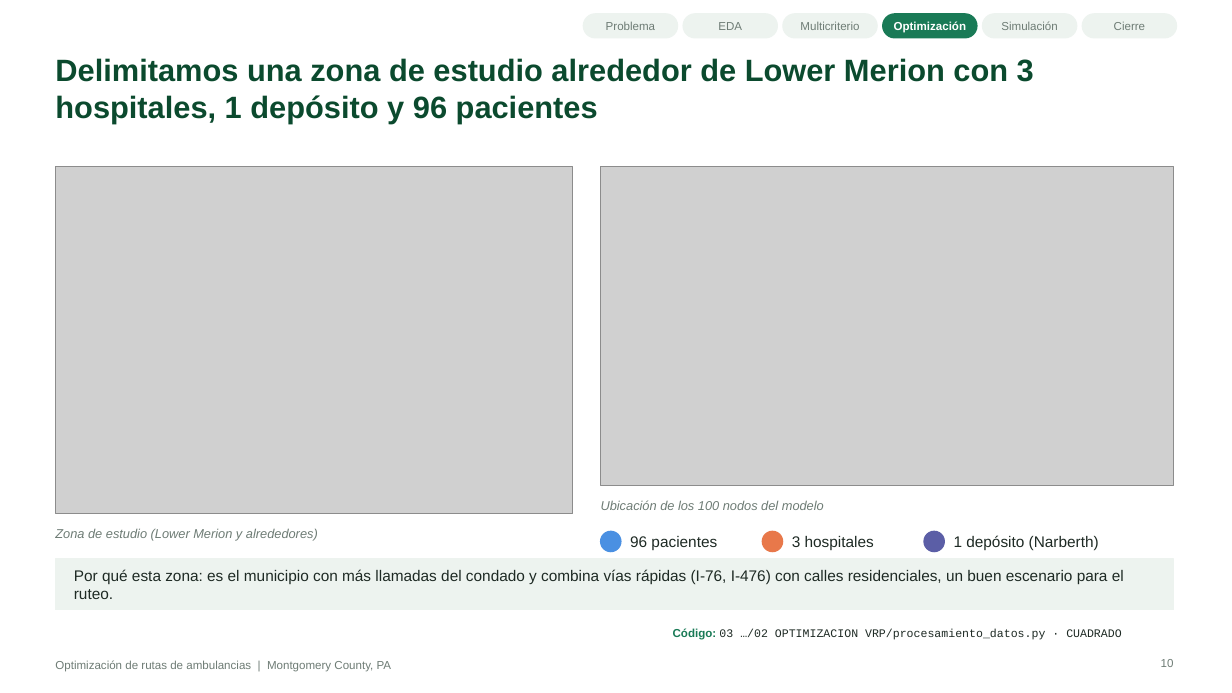
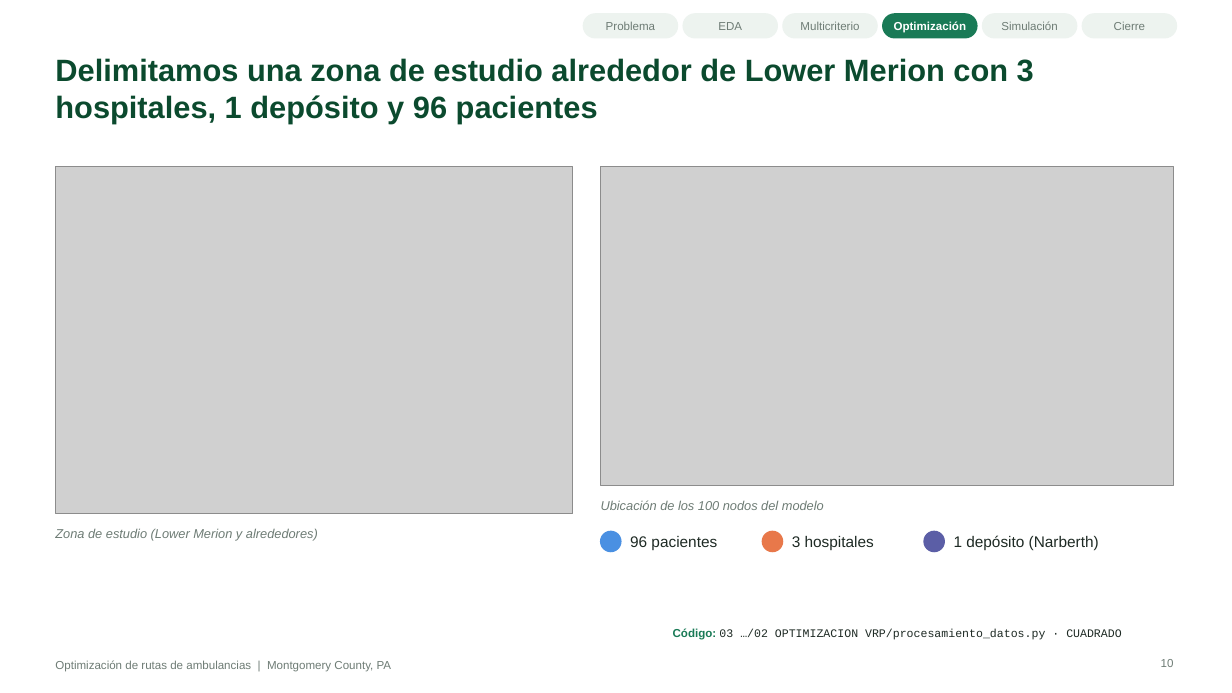
Before and after one commit to juan-aguilera/Proyecto-TDEM, a slide deck: slide 10 of Presentacion_Rutas_Ambulancias.pptx. Drawn at 1232x693 pixels with LibreOffice and Linux fonts; fonts in the diff are those of the drawing; grey boxes stand for pictures; background and template pictures are left out. Boxes give left, top, right and bottom in pixels: in the first picture for what was removed or moved away, otherwise in the second. Text is boxed around its words. In the diff, an @@ line names an element or a change of style, - is before the commit and + after.

```diff
--- a/Presentacion_Rutas_Ambulancias.pptx
+++ b/Presentacion_Rutas_Ambulancias.pptx
@@ rectangle removed at (55, 559, 1174, 610) @@
@@ text removed at (74, 569, 1124, 599) @@
-Por qué esta zona: es el municipio con más llamadas del condado y combina vías rápidas (I-76, I-476) con calles residenciales, un buen escenario para el ruteo.
```
Also in this commit, not shown: 15 other slides changed.
